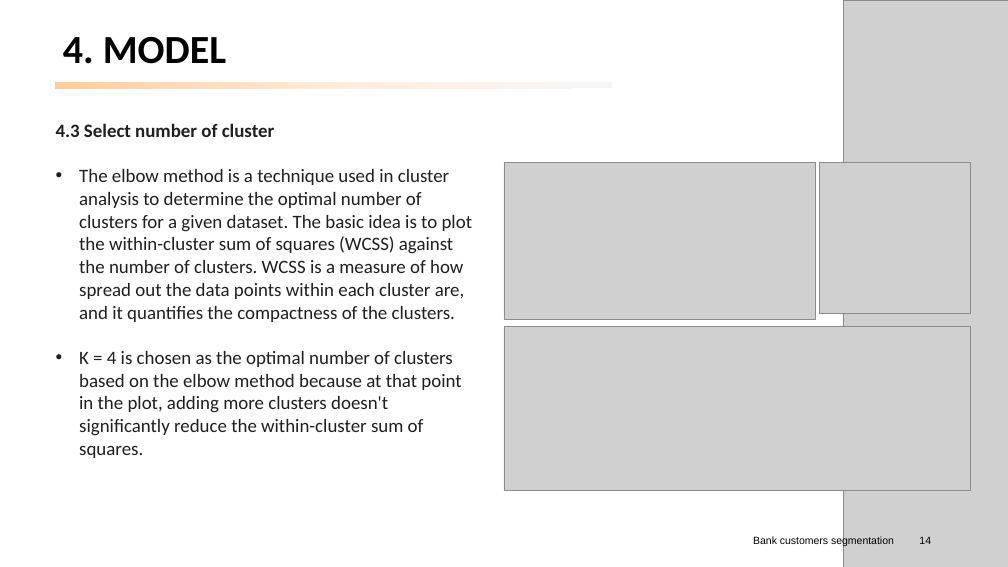
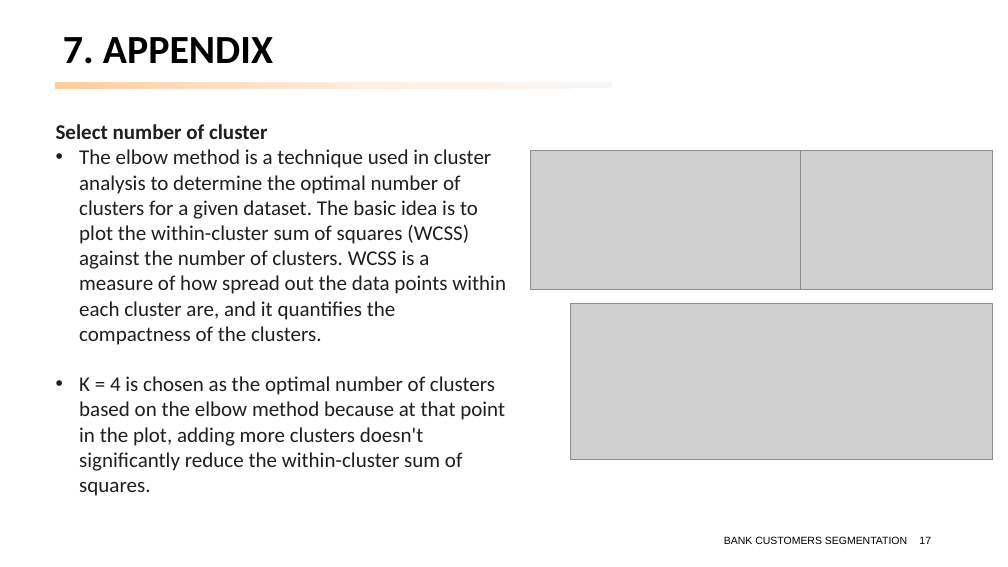
Before and after one commit to peerapat-t/Banking-customer-segmentation, a slide deck: slide 17 of banking customer segmentation.pptx (slide 14 before the commit). Drawn at 1008x567 pixels with LibreOffice and Linux fonts; fonts in the diff are those of the drawing; grey boxes stand for pictures. Boxes give left, top, right and bottom in pixels: in the first picture for what was removed or moved away, otherwise in the second. Text is boxed around its words. In the diff, an @@ line names an element or a change of style, - is before the commit and + after.

```diff
--- a/banking customer segmentation.pptx
+++ b/banking customer segmentation.pptx
@@ picture removed at [843, 0, 1008, 567] @@
@@ title at [63, 37, 273, 64]: text changed @@
-4. MODEL
+7. APPENDIX
@@ text at [56, 124, 267, 139]: text changed; size 18 to 20 pt @@
-4.3 Select number of cluster
+Select number of cluster
@@ text at [79, 149, 506, 496]: size 18 to 20 pt @@
@@ picture: place and size @@
-picture at [504, 162, 816, 319]
+picture at [531, 150, 801, 289]
@@ picture: place and size @@
-picture at [820, 162, 970, 313]
+picture at [801, 150, 992, 289]
@@ picture: place and size @@
-picture at [504, 326, 970, 491]
+picture at [570, 304, 992, 460]
@@ text at [724, 536, 907, 544]: text changed @@
-Bank customers segmentation
+BANK CUSTOMERS SEGMENTATION
@@ page number at [919, 536, 931, 544]: text changed @@
-14
+17
```
Also in this commit, not shown: 12 other slides changed, 6 slides added, 5 slides removed, 2 other files.
